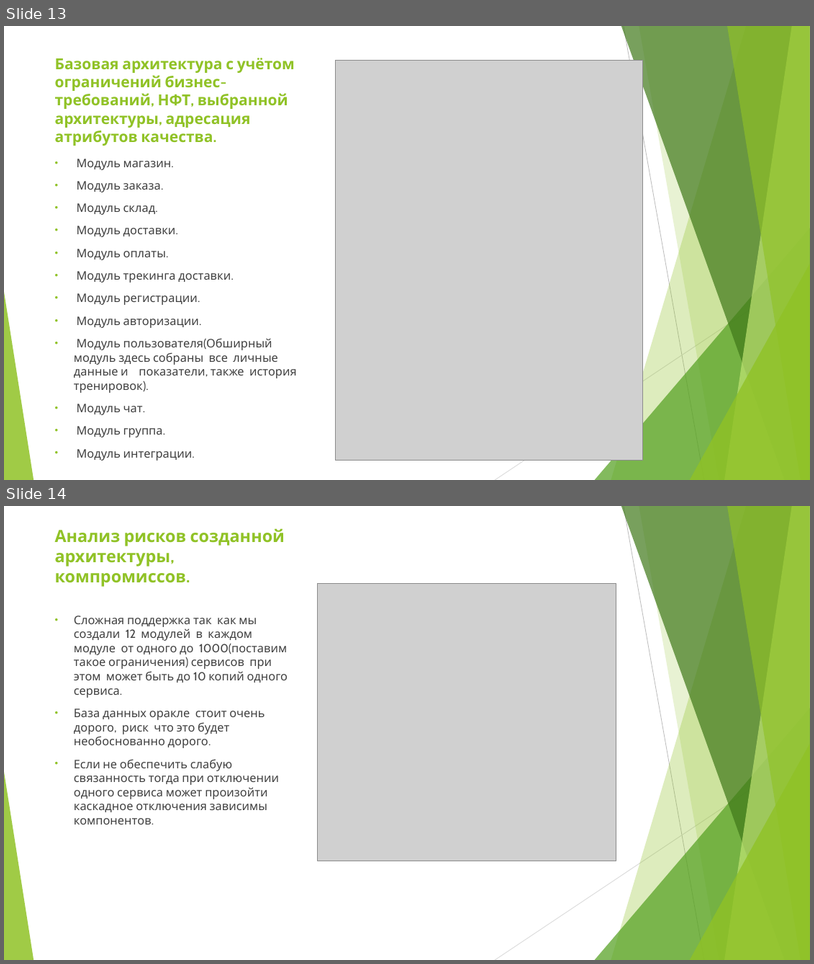
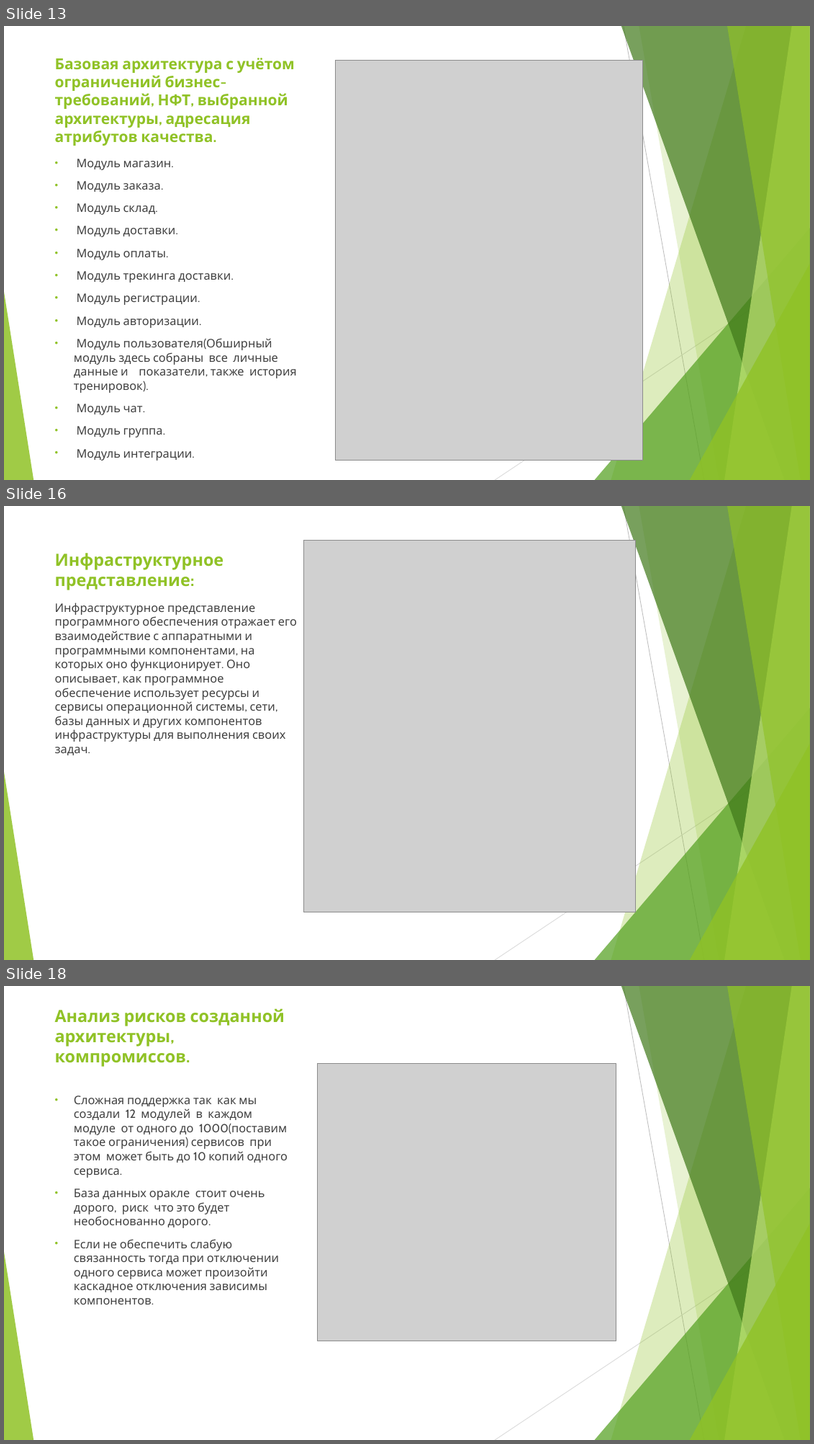
Before and after one commit to eafonasyev/diplom, a slide deck: diplom/diplom_prezentation.pptx. Shown one above the other, each under a label of ours: slides 13 and 14 before the commit, slides 13, 16 and 18 after it; the slides between them are not shown. The pictures are 814x964 and 814x1444 pixels, drawn with LibreOffice and Linux fonts; fonts in the diff are those of the drawing; grey boxes stand for pictures. Boxes give left, top, right and bottom in pixels: in the first picture for what was removed or moved away, otherwise in the second. Text is boxed around its words. In the diff, an @@ line names an element or a change of style, - is before the commit and + after.

```diff
--- a/diplom/diplom_prezentation.pptx
+++ b/diplom/diplom_prezentation.pptx
@@ slide 16 added at (4, 506, 810, 960), background #FFFFFF; not listed: 10 template elements that a slide beside it also shows @@
@@ picture added at (304, 540, 635, 912) @@
@@ title added at (55, 553, 224, 590), 20 pt, text #90C226, bold @@
+Инфраструктурное представление:
@@ text added at (55, 602, 297, 755), 14 pt, text #404040 @@
+Инфраструктурное представление программного обеспечения отражает его взаимодействие с аппаратными и программными компонентами, на которых оно функционирует. Оно описывает, как программное обеспечение использует ресурсы и сервисы операционной системы, сети, базы данных и других компонентов инфраструктуры для выполнения своих задач.
@@ what was slide 14 is now slide 18 @@
```
Also in this commit, not shown: 2 slides changed, 3 other slides added, 8 other files.
